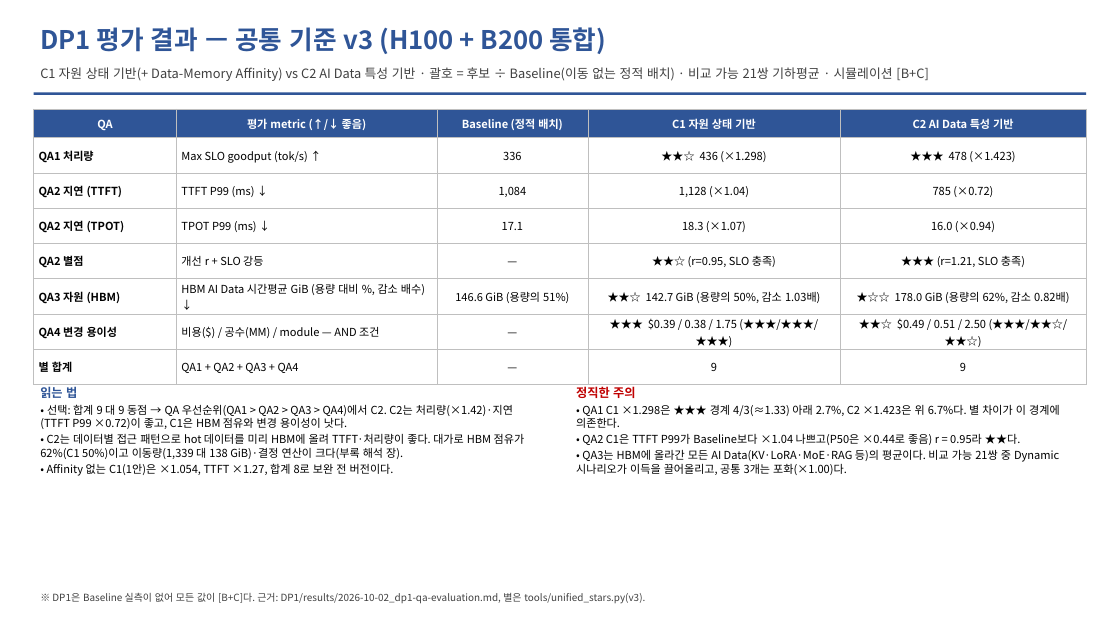
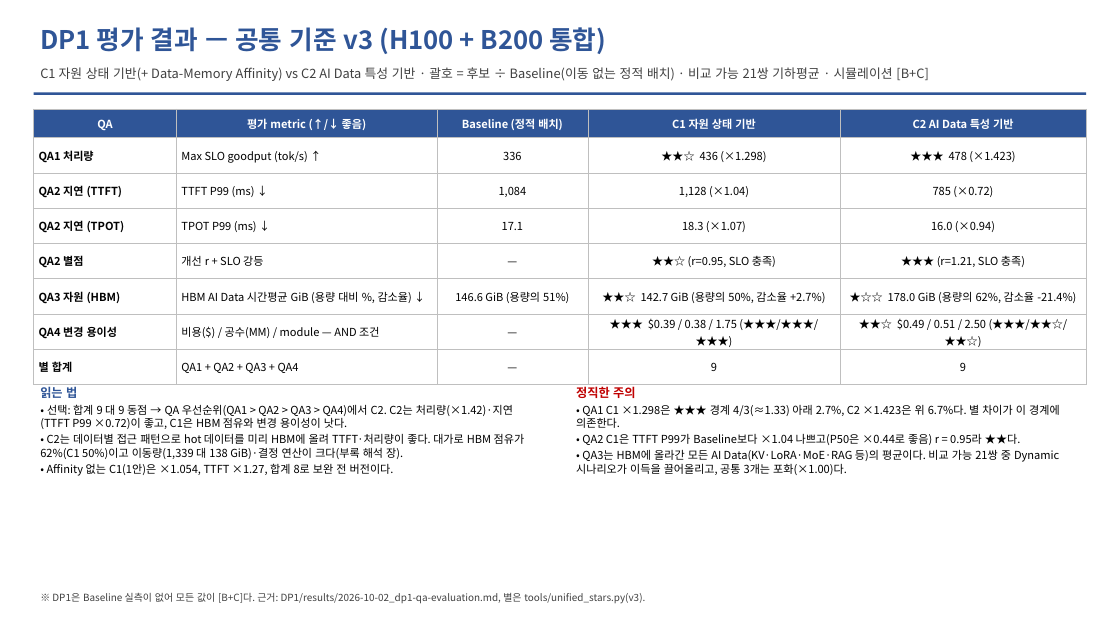
Before and after one commit to mkim0628/vllm, a slide deck: slide 20 of doc-mk/DP-overview-qa-unified.pptx. Drawn at 1120x630 pixels with LibreOffice and Linux fonts; fonts in the diff are those of the drawing. Boxes give left, top, right and bottom in pixels: in the first picture for what was removed or moved away, otherwise in the second. Text is boxed around its words. In the diff, an @@ line names an element or a change of style, - is before the commit and + after.

```diff
--- a/doc-mk/DP-overview-qa-unified.pptx
+++ b/doc-mk/DP-overview-qa-unified.pptx
@@ table at box(34, 109, 1086, 385) @@
-row 6: QA3 자원 (HBM) | HBM AI Data 시간평균 GiB (용량 대비 %, 감소 배수) ↓ | 146.6 GiB (용량의 51%) | ★★☆ 142.7 GiB (용량의 50%, 감소 1.03배) | ★☆☆ 178.0 GiB (용량의 62%, 감소 0.82배)
+row 6: QA3 자원 (HBM) | HBM AI Data 시간평균 GiB (용량 대비 %, 감소율) ↓ | 146.6 GiB (용량의 51%) | ★★☆ 142.7 GiB (용량의 50%, 감소율 +2.7%) | ★☆☆ 178.0 GiB (용량의 62%, 감소율 -21.4%)
```
Also in this commit, not shown: 11 other slides changed, 6 other files.
